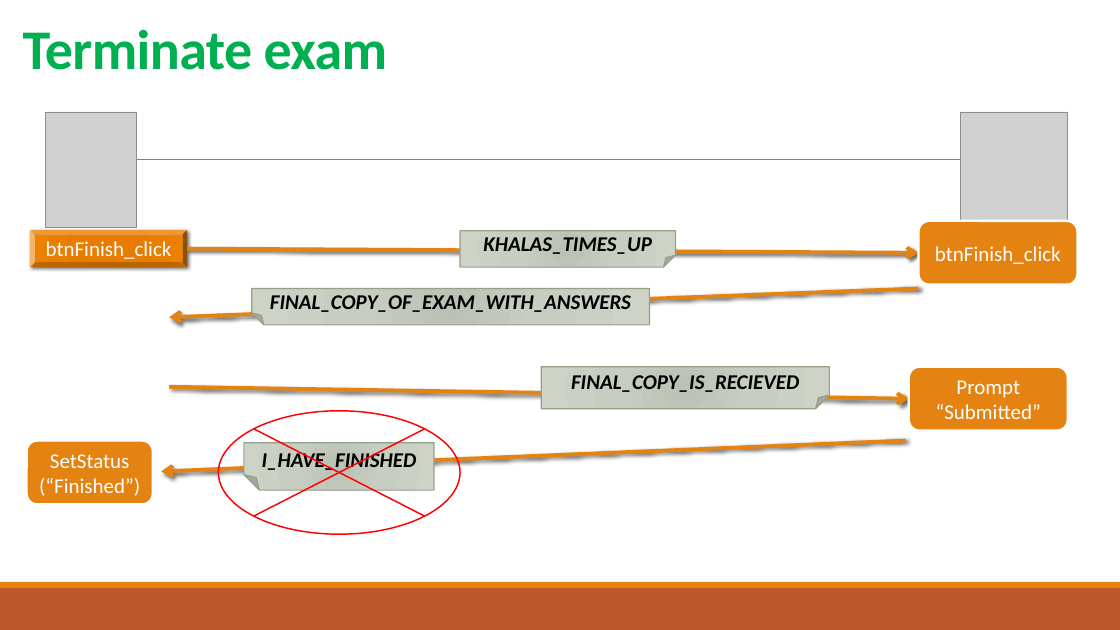
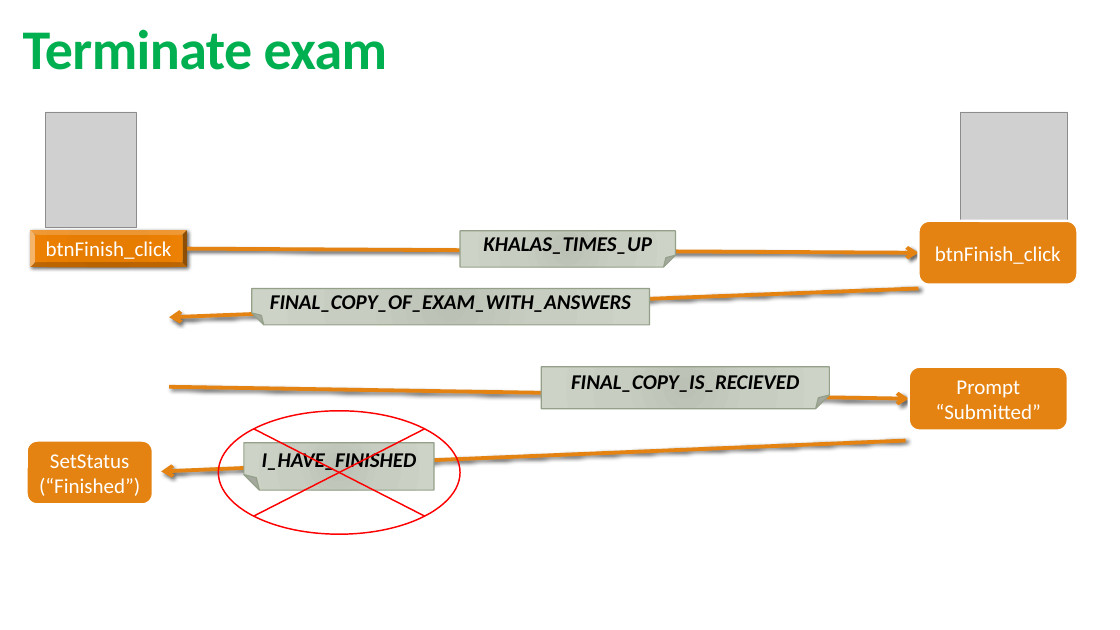
Before and after one commit to samialfattani/eQuiz, a slide deck: slide 5 of data/Design.pptx. Drawn at 1120x630 pixels with LibreOffice and Linux fonts; fonts in the diff are those of the drawing; grey boxes stand for pictures. Boxes give left, top, right and bottom in pixels: in the first picture for what was removed or moved away, otherwise in the second. Text is boxed around its words. In the diff, an @@ line names an element or a change of style, - is before the commit and + after.

```diff
--- a/data/Design.pptx
+++ b/data/Design.pptx
@@ line removed from (110, 160) to (1026, 160) @@
@@ rectangle removed at box(0, 588, 1120, 630) @@
@@ rectangle removed at box(0, 582, 1120, 588) @@
```
Also in this commit, not shown: 7 other slides changed, 1 slide added, 46 other files.
